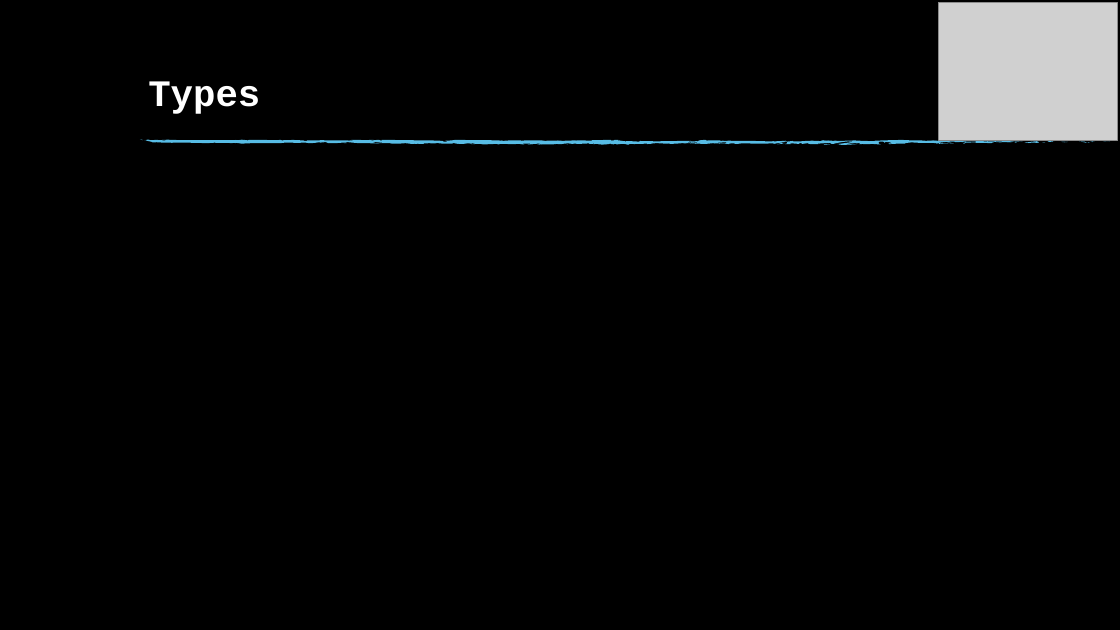
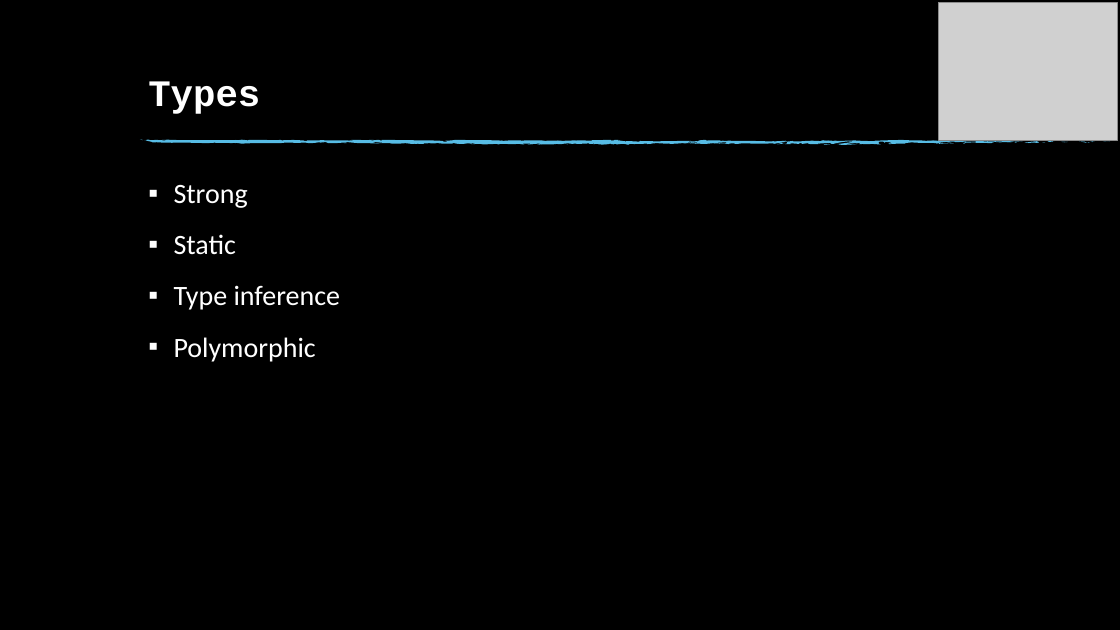
Before and after one commit to anuragjaiswal/haskell-ppt, a slide deck: slide 7 of Haskell.pptx. Drawn at 1120x630 pixels with LibreOffice and Linux fonts; fonts in the diff are those of the drawing; grey boxes stand for pictures; background and template pictures are left out. Boxes give left, top, right and bottom in pixels: in the first picture for what was removed or moved away, otherwise in the second. Text is boxed around its words. In the diff, an @@ line names an element or a change of style, - is before the commit and + after.

```diff
--- a/Haskell.pptx
+++ b/Haskell.pptx
@@ text added at [174, 185, 341, 362], 24 pt, text #FFFFFF @@
+▪ Strong
+▪ Static
+▪ Type inference
+▪ Polymorphic
```
Also in this commit, not shown: 2 other slides changed, 6 slides added, 2 slides removed, 1 other file.
